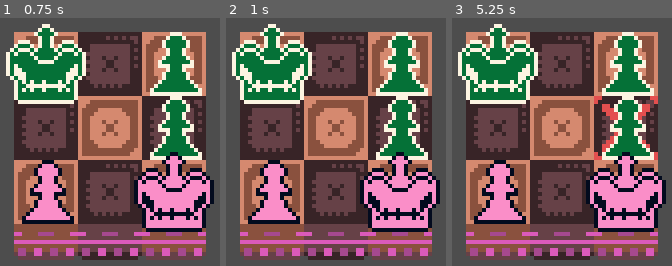
Above: before the commit, frames 1-3 (left to right).
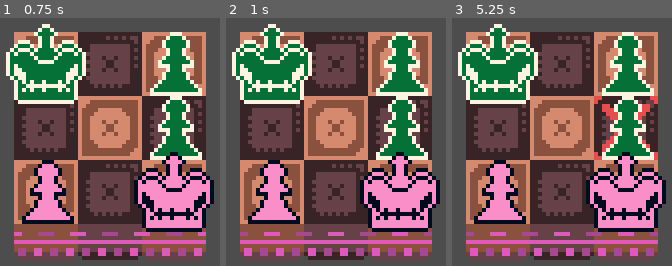
Above: after the commit, the same moments.

Repository: ivycase/GMTK2023-Final-Chess
Game: Godot game, scene res://scenes/levels/graphics_test.tscn
Two runs of this game, one before a commit and one after it. Both use one fixed random seed, a clock stepped at 60 frames per second and the inputs below. This scene is started directly instead of the project's main scene.
Inputs (mouse positions are in pixels of both pictures, inside the frame that each line leads up to):
- Up to frame 1 (0.75 s): tap Enter at 0.5 s; move the mouse to (outside the picture) at 0.52 s; click (outside the picture) at 0.6 s
- Up to frame 2 (1 s): no input
- Up to frame 3 (5.25 s): tap Space at 1.25, 2.75, 4.25 s; move the mouse to (outside the picture) at 1.27 s; click (outside the picture) at 1.35 s; tap Enter at 2, 3.5 s; move the mouse to (outside the picture) at 2.02 s; click (outside the picture) at 2.1 s; move the mouse to (outside the picture) at 2.77 s; click (outside the picture) at 2.85 s; move the mouse to (outside the picture) at 3.52 s; click (outside the picture) at 3.6 s; move the mouse to (outside the picture) at 4.27 s; click (outside the picture) at 4.35 s; move the mouse to (599, 159) at 5.02 s; click (599, 159) at 5.1 s

Frame 1 is identical in both runs. In frame 2, 2.1% of the frame differs, in the area x 6-94%, y 86-96%; in frame 3, 2.1%.

Commit message:
More graphics tweaks, basic color swapping shader

Diff:
--- a/scenes/levels/graphics_test.tscn
+++ b/scenes/levels/graphics_test.tscn
@@ -1,10 +1,12 @@
-[gd_scene load_steps=7 format=3 uid="uid://bnnflxkdui5fd"]
+[gd_scene load_steps=9 format=3 uid="uid://bnnflxkdui5fd"]
 
 [ext_resource type="Script" path="res://scripts/Board.gd" id="2_cvrpm"]
 [ext_resource type="TileSet" uid="uid://cgpoupdsra5vy" path="res://sprites/chess_tileset.tres" id="3_786fv"]
 [ext_resource type="PackedScene" uid="uid://b7kjbllnicsxh" path="res://scenes/pieces/Piece.tscn" id="3_l2ttq"]
+[ext_resource type="Material" uid="uid://chngpu370nm4a" path="res://shaders/swap_colors.tres" id="3_xou8k"]
 [ext_resource type="PackedScene" uid="uid://df55k5fv1rde4" path="res://scenes/pieces/green/king.tscn" id="4_oa2wy"]
 [ext_resource type="PackedScene" uid="uid://1nhckci2d4ta" path="res://scenes/pieces/pink/pawn.tscn" id="5_558cu"]
+[ext_resource type="Script" path="res://scripts/BoardTiles.gd" id="5_lhdtl"]
 [ext_resource type="PackedScene" uid="uid://bbrrv357hyfoa" path="res://scenes/pieces/pink/king.tscn" id="6_45w8y"]
 
 [node name="Level" type="Node2D"]
@@ -18,6 +20,7 @@
 Board_Size = Vector2i(3, 3)
 
 [node name="TileMap" type="TileMap" parent="Board"]
+material = ExtResource("3_xou8k")
 tile_set = ExtResource("3_786fv")
 format = 2
 layer_0/name = "Board"
@@ -29,6 +32,7 @@
 layer_1/y_sort_origin = 0
 layer_1/z_index = 0
 layer_1/tile_data = PackedInt32Array()
+script = ExtResource("5_lhdtl")
 
 [node name="Prototype" type="Node2D" parent="."]
 
--- a/scripts/Board.gd
+++ b/scripts/Board.gd
@@ -86,10 +86,11 @@
 
 	### Tilemap ###
 
-	if is_in_board(tile + Vector2i(0, -1)): # if above tile is in board
+	var above_tile = tile + Vector2i(0, -1)
+	if !is_in_board(above_tile) || destroyed_matrix[above_tile.x][above_tile.y]: # if above tile is out of board or destroyed (half-piece)
+		Tilemap.erase_cell(0, tile)
+	else:
 		Tilemap.set_cell(0, tile, 0, Vector2i(0, 5))
-	else:
-		Tilemap.erase_cell(0, tile)
 
 	var below_tile = tile + Vector2i(0, 1)
 	if !is_in_board(below_tile) || destroyed_matrix[below_tile.x][below_tile.y]: # if below tile is out of board or destroyed (half-piece)
@@ -110,6 +111,7 @@
 		current_piece.set_tile(move, Tilemap.map_to_local(move))
 
 		Global.switch_teams()
+		Tilemap.swap_colors()
 		print(Global.current_team, " turn!")
 
 func piece_select(piece):
--- /dev/null
+++ b/scripts/BoardTiles.gd
@@ -0,0 +1,7 @@
+extends TileMap
+
+var do_swap = false
+
+func swap_colors():
+	do_swap = !do_swap
+	material.set_shader_parameter("do_swap", do_swap)
--- /dev/null
+++ b/shaders/swap_colors.gdshader
@@ -0,0 +1,16 @@
+shader_type canvas_item;
+
+uniform vec4 swap_input : source_color;
+uniform vec4 swap_input2 : source_color;
+uniform vec4 swap_output : source_color;
+uniform vec4 swap_output2 : source_color;
+uniform bool do_swap;
+
+void fragment() {
+	if (do_swap && distance(COLOR, swap_input) < 0.25) { //swap color over time
+		COLOR = swap_output;
+	}
+	if (do_swap && distance(COLOR, swap_input2) < 0.25) {
+		COLOR = swap_output2;
+	}
+}
--- /dev/null
+++ b/shaders/swap_colors.tres
@@ -0,0 +1,11 @@
+[gd_resource type="ShaderMaterial" load_steps=2 format=3 uid="uid://chngpu370nm4a"]
+
+[ext_resource type="Shader" path="res://shaders/swap_colors.gdshader" id="1_hmpn2"]
+
+[resource]
+shader = ExtResource("1_hmpn2")
+shader_parameter/swap_input = Color(0.858824, 0.352941, 0.729412, 1)
+shader_parameter/swap_input2 = Color(0.65098, 0.286275, 0.560784, 1)
+shader_parameter/swap_output = Color(0.462745, 0.831373, 0.560784, 1)
+shader_parameter/swap_output2 = Color(0.309804, 0.54902, 0.368627, 1)
+shader_parameter/do_swap = false
--- a/sprites/chess_tileset.tres
+++ b/sprites/chess_tileset.tres
@@ -14,15 +14,23 @@
 1:4/0 = 0
 2:4/0 = 0
 3:4/0 = 0
+0:5/animation_columns = 2
+0:5/animation_frame_0/duration = 1.0
+0:5/animation_frame_1/duration = 1.0
 0:5/0 = 0
-1:5/0 = 0
+0:6/animation_columns = 2
+0:6/animation_frame_0/duration = 1.0
+0:6/animation_frame_1/duration = 1.0
+0:6/0 = 0
+0:7/0 = 0
+2:5/animation_columns = 2
+2:5/animation_frame_0/duration = 1.0
+2:5/animation_frame_1/duration = 1.0
 2:5/0 = 0
-3:5/0 = 0
-0:6/0 = 0
-1:6/0 = 0
+2:6/animation_columns = 2
+2:6/animation_frame_0/duration = 1.0
+2:6/animation_frame_1/duration = 1.0
 2:6/0 = 0
-3:6/0 = 0
-0:7/0 = 0
 
 [resource]
 sources/0 = SubResource("TileSetAtlasSource_4u2jv")
Binary file changed: sprites/chess-tileset.png
